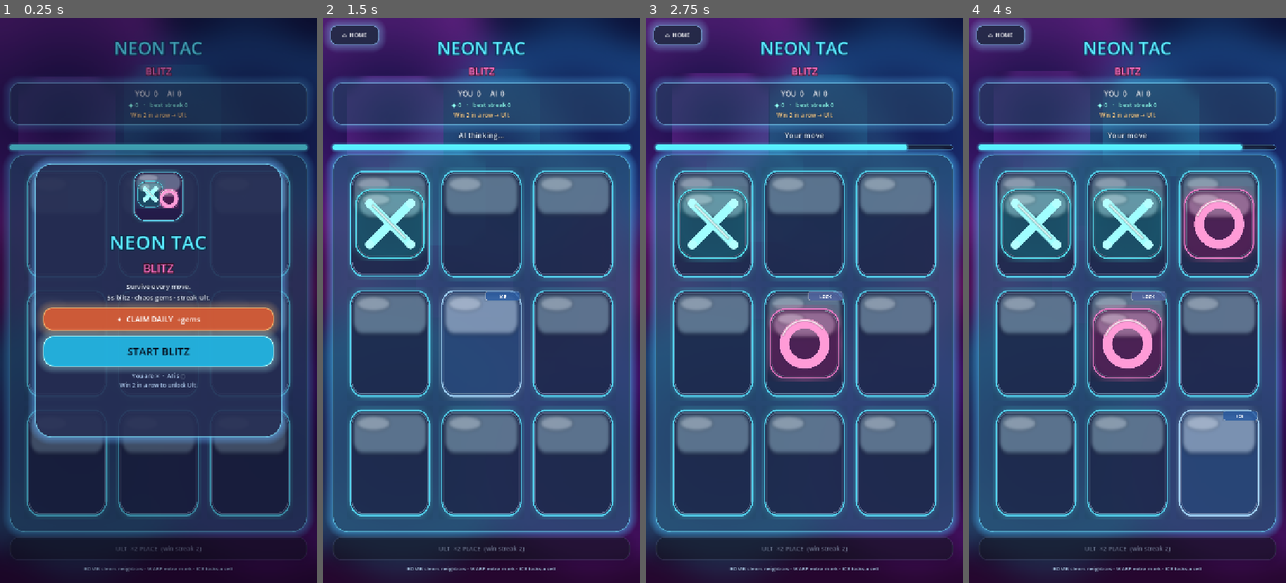
Above: before the commit, frames 1-4 (left to right).
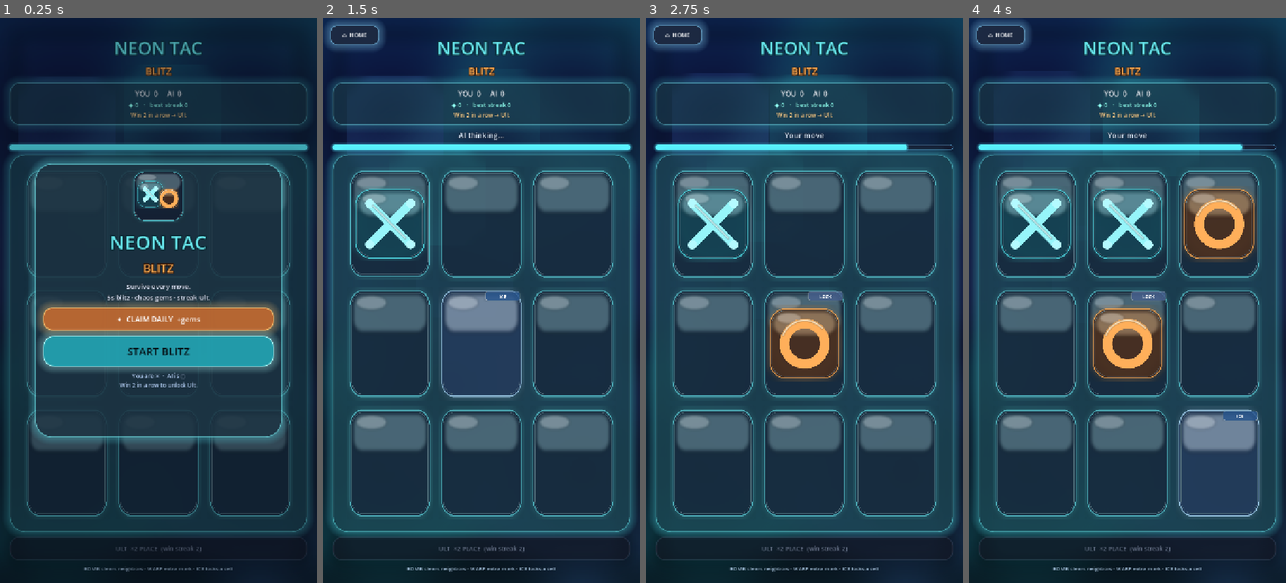
Above: after the commit, the same moments.

Repository: dhayalramk/android_games
Game: Godot game, scene res://scenes/main.tscn
Same seed, same stepped clock (60 frames per second), same inputs: the game is played once before the commit and once after it.
Inputs (mouse positions are in pixels of both pictures, inside the frame that each line leads up to):
- Up to frame 1 (0.25 s): no input
- Up to frame 2 (1.5 s): click "START BLITZ" at 0.5 s; click (389, 221) at 1.27 s
- Up to frame 3 (2.75 s): tap Enter at 2, 2.1 s; tap Space at 2.27 s
- Up to frame 4 (4 s): click (1127, 221) at 2.77 s; hold S from 3.53 s (still down); tap R at 3.6 s; tap Space at 3.77 s

The runs differ from the first frame. In frame 1, 27% of the frame differs, in the area x 0-100%, y 0-96%; in frame 2, 63%; in frame 3, 63%; in frame 4, 67%, in the area x 0-100%, y 0-100%.

Commit message:
style(neon-tac-blitz): retune palette to teal glass + amber
Drop candy magenta/pink neon. Cool ink-navy mist, aqua X gems,
and warm amber O — closer to a premium puzzle look people want
to open.

Co-authored-by: Dhayal Ram <dhayalramk@users.noreply.github.com>

Diff:
--- a/games/neon_tac_blitz/icon.svg
+++ b/games/neon_tac_blitz/icon.svg
@@ -1,24 +1,24 @@
 <svg xmlns="http://www.w3.org/2000/svg" viewBox="0 0 128 128">
   <defs>
     <radialGradient id="bg" cx="40%" cy="30%" r="75%">
-      <stop offset="0%" stop-color="#3a1a5c"/>
-      <stop offset="55%" stop-color="#12081f"/>
-      <stop offset="100%" stop-color="#07040f"/>
+      <stop offset="0%" stop-color="#1a3a4a"/>
+      <stop offset="55%" stop-color="#0a1520"/>
+      <stop offset="100%" stop-color="#050a12"/>
     </radialGradient>
     <linearGradient id="cyan" x1="0" y1="0" x2="1" y2="1">
-      <stop offset="0%" stop-color="#9ef7ff"/>
-      <stop offset="100%" stop-color="#2ad0ff"/>
+      <stop offset="0%" stop-color="#b8fbff"/>
+      <stop offset="100%" stop-color="#2ec8d4"/>
     </linearGradient>
-    <linearGradient id="mag" x1="1" y1="0" x2="0" y2="1">
-      <stop offset="0%" stop-color="#ff9ad0"/>
-      <stop offset="100%" stop-color="#ff4fa0"/>
+    <linearGradient id="amber" x1="1" y1="0" x2="0" y2="1">
+      <stop offset="0%" stop-color="#ffd08a"/>
+      <stop offset="100%" stop-color="#ff9a3c"/>
     </linearGradient>
   </defs>
   <rect width="128" height="128" rx="28" fill="url(#bg)"/>
-  <rect x="10" y="10" width="108" height="108" rx="24" fill="none" stroke="#5ce8ff" stroke-opacity="0.45" stroke-width="3"/>
+  <rect x="10" y="10" width="108" height="108" rx="24" fill="none" stroke="#5cd4de" stroke-opacity="0.45" stroke-width="3"/>
   <g stroke="url(#cyan)" stroke-width="14" stroke-linecap="round">
     <line x1="34" y1="34" x2="72" y2="72"/>
     <line x1="72" y1="34" x2="34" y2="72"/>
   </g>
-  <circle cx="86" cy="86" r="22" fill="none" stroke="url(#mag)" stroke-width="12"/>
+  <circle cx="86" cy="86" r="22" fill="none" stroke="url(#amber)" stroke-width="12"/>
 </svg>
--- a/games/neon_tac_blitz/scripts/game_manager.gd
+++ b/games/neon_tac_blitz/scripts/game_manager.gd
@@ -130,13 +130,13 @@
 	brand = Label.new()
 	brand.text = "NEON TAC"
 	brand.horizontal_alignment = HORIZONTAL_ALIGNMENT_CENTER
-	UI.label_outline(brand, UI.CYAN, 40, Color(0.05, 0.2, 0.35, 0.9), 12)
+	UI.label_outline(brand, UI.CYAN, 40, Color(0.04, 0.18, 0.22, 0.9), 12)
 	col.add_child(brand)
 
 	var sub := Label.new()
 	sub.text = "BLITZ"
 	sub.horizontal_alignment = HORIZONTAL_ALIGNMENT_CENTER
-	UI.label_outline(sub, UI.MAGENTA, 22, Color(0.25, 0.05, 0.15, 0.85), 8)
+	UI.label_outline(sub, UI.AMBER, 22, Color(0.2, 0.08, 0.02, 0.85), 8)
 	col.add_child(sub)
 
 	# Glass HUD chip
@@ -144,7 +144,7 @@
 	hud_chip.size_flags_horizontal = Control.SIZE_EXPAND_FILL
 	hud_chip.add_theme_stylebox_override(
 		"panel",
-		UI.glass_panel(Color(0.08, 0.09, 0.18, 0.42), 22, Color(0.55, 0.9, 1.0, 0.4), Color(0.35, 0.75, 1.0, 0.28))
+		UI.glass_panel(Color(0.07, 0.11, 0.16, 0.42), 22, Color(0.45, 0.85, 0.88, 0.38), Color(0.25, 0.7, 0.75, 0.25))
 	)
 	col.add_child(hud_chip)
 	var hud_col := VBoxContainer.new()
@@ -197,7 +197,7 @@
 	board_panel.size_flags_vertical = Control.SIZE_EXPAND_FILL
 	board_panel.add_theme_stylebox_override(
 		"panel",
-		UI.glass_panel(Color(0.06, 0.07, 0.14, 0.38), 34, Color(0.45, 0.92, 1.0, 0.55), Color(0.3, 0.75, 1.0, 0.45))
+		UI.glass_panel(Color(0.05, 0.09, 0.14, 0.4), 34, Color(0.4, 0.88, 0.9, 0.5), Color(0.25, 0.7, 0.75, 0.4))
 	)
 	col.add_child(board_panel)
 
@@ -280,7 +280,7 @@
 	ult_btn.text = "ULT  ×2 PLACE  (win streak 2)"
 	ult_btn.custom_minimum_size = Vector2(0, 54)
 	ult_btn.disabled = true
-	UI.apply_button(ult_btn, Color(0.35, 0.12, 0.4, 0.75), Color(1.0, 0.55, 0.95, 0.55), Color(1, 1, 1), 15, 20)
+	UI.apply_button(ult_btn, Color(0.28, 0.16, 0.1, 0.75), Color(1.0, 0.7, 0.35, 0.5), Color(1, 1, 1), 15, 20)
 	ult_btn.pressed.connect(_on_ult)
 	col.add_child(ult_btn)
 
@@ -329,7 +329,7 @@
 
 	var dim := ColorRect.new()
 	dim.set_anchors_and_offsets_preset(Control.PRESET_FULL_RECT)
-	dim.color = Color(0.04, 0.02, 0.1, 0.35)
+	dim.color = Color(0.02, 0.04, 0.08, 0.32)
 	dim.mouse_filter = Control.MOUSE_FILTER_STOP
 	menu_layer.add_child(dim)
 
@@ -341,7 +341,7 @@
 	card.offset_bottom = 310
 	card.add_theme_stylebox_override(
 		"panel",
-		UI.glass_panel(Color(0.1, 0.08, 0.2, 0.72), 36, Color(0.5, 0.92, 1.0, 0.62), Color(0.4, 0.7, 1.0, 0.5))
+		UI.glass_panel(Color(0.08, 0.12, 0.18, 0.72), 36, Color(0.45, 0.9, 0.92, 0.55), Color(0.3, 0.7, 0.75, 0.42))
 	)
 	menu_layer.add_child(card)
 
@@ -360,13 +360,13 @@
 	var m_brand := Label.new()
 	m_brand.text = "NEON TAC"
 	m_brand.horizontal_alignment = HORIZONTAL_ALIGNMENT_CENTER
-	UI.label_outline(m_brand, UI.CYAN, 44, Color(0.05, 0.18, 0.28, 0.9), 12)
+	UI.label_outline(m_brand, UI.CYAN, 44, Color(0.04, 0.16, 0.2, 0.9), 12)
 	menu_col.add_child(m_brand)
 
 	var m_sub := Label.new()
 	m_sub.text = "BLITZ"
 	m_sub.horizontal_alignment = HORIZONTAL_ALIGNMENT_CENTER
-	UI.label_outline(m_sub, UI.MAGENTA, 26, Color(0.2, 0.05, 0.12, 0.85), 8)
+	UI.label_outline(m_sub, UI.AMBER, 26, Color(0.18, 0.07, 0.02, 0.85), 8)
 	menu_col.add_child(m_sub)
 
 	var blurb := Label.new()
@@ -378,7 +378,7 @@
 
 	daily_btn = Button.new()
 	daily_btn.custom_minimum_size = Vector2(0, 52)
-	UI.apply_button(daily_btn, Color(0.85, 0.35, 0.2, 0.88), Color(1.0, 0.75, 0.45), Color(1, 1, 1), 17, 20)
+	UI.apply_button(daily_btn, Color(0.75, 0.4, 0.18, 0.88), Color(1.0, 0.78, 0.45), Color(1, 1, 1), 17, 20)
 	daily_btn.pressed.connect(_on_daily)
 	menu_col.add_child(daily_btn)
 
@@ -387,7 +387,7 @@
 	play_btn.custom_minimum_size = Vector2(0, 70)
 	play_btn.mouse_filter = Control.MOUSE_FILTER_STOP
 	play_btn.focus_mode = Control.FOCUS_ALL
-	UI.apply_button(play_btn, Color(0.12, 0.7, 0.88, 0.92), Color(0.7, 1.0, 1.0), Color(0.02, 0.08, 0.14), 24, 24)
+	UI.apply_button(play_btn, Color(0.12, 0.62, 0.68, 0.92), Color(0.65, 0.95, 0.95), Color(0.02, 0.08, 0.1), 24, 24)
 	play_btn.pressed.connect(_start_from_menu)
 	menu_col.add_child(play_btn)
 
--- a/games/neon_tac_blitz/scripts/ui_style.gd
+++ b/games/neon_tac_blitz/scripts/ui_style.gd
@@ -1,11 +1,11 @@
 extends RefCounted
 ## Glass / neon UI helpers — dark navy, cyan rim, soft bloom shadows.
 
-const CYAN := Color(0.35, 0.92, 1.0)
-const MAGENTA := Color(1.0, 0.45, 0.78)
-const CORAL := Color(1.0, 0.48, 0.32)
-const GLASS_BG := Color(0.07, 0.08, 0.16, 0.72)
-const DEEP := Color(0.04, 0.03, 0.1)
+const CYAN := Color(0.4, 0.9, 0.92)
+const AMBER := Color(1.0, 0.68, 0.32)
+const CORAL := Color(1.0, 0.45, 0.35)
+const GLASS_BG := Color(0.06, 0.1, 0.16, 0.7)
+const DEEP := Color(0.03, 0.05, 0.1)
 
 static func glass_panel(
 	bg: Color = GLASS_BG,
Binary file changed: games/neon_tac_blitz/assets/generated/bg_nebula.png
Binary file changed: games/neon_tac_blitz/assets/generated/cell_bomb.png
Binary file changed: games/neon_tac_blitz/assets/generated/cell_empty.png
Binary file changed: games/neon_tac_blitz/assets/generated/cell_ice.png
Binary file changed: games/neon_tac_blitz/assets/generated/cell_warp.png
Binary file changed: games/neon_tac_blitz/assets/generated/chip_bomb.png
Binary file changed: games/neon_tac_blitz/assets/generated/chip_ice.png
Binary file changed: games/neon_tac_blitz/assets/generated/chip_lock.png
Binary file changed: games/neon_tac_blitz/assets/generated/chip_warp.png
Binary file changed: games/neon_tac_blitz/assets/generated/logo_mark.png
Binary file changed: games/neon_tac_blitz/assets/generated/mark_o.png
Binary file changed: games/neon_tac_blitz/assets/generated/mark_x.png
(and 9 more such lines)
